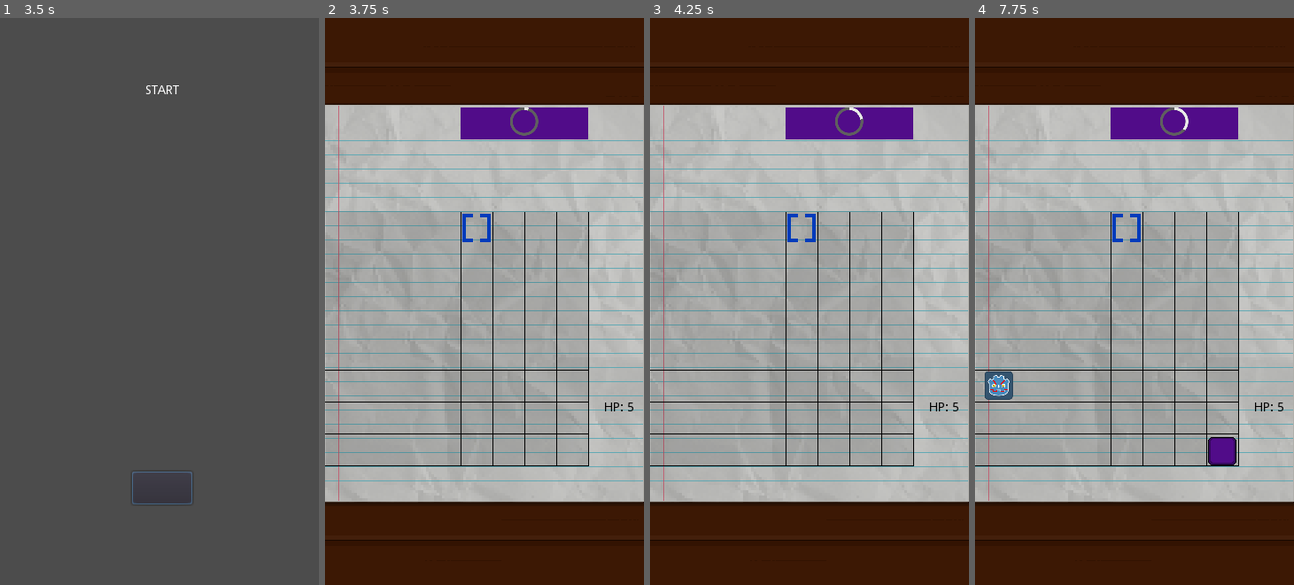
Above: before the commit, frames 1-4 (left to right).
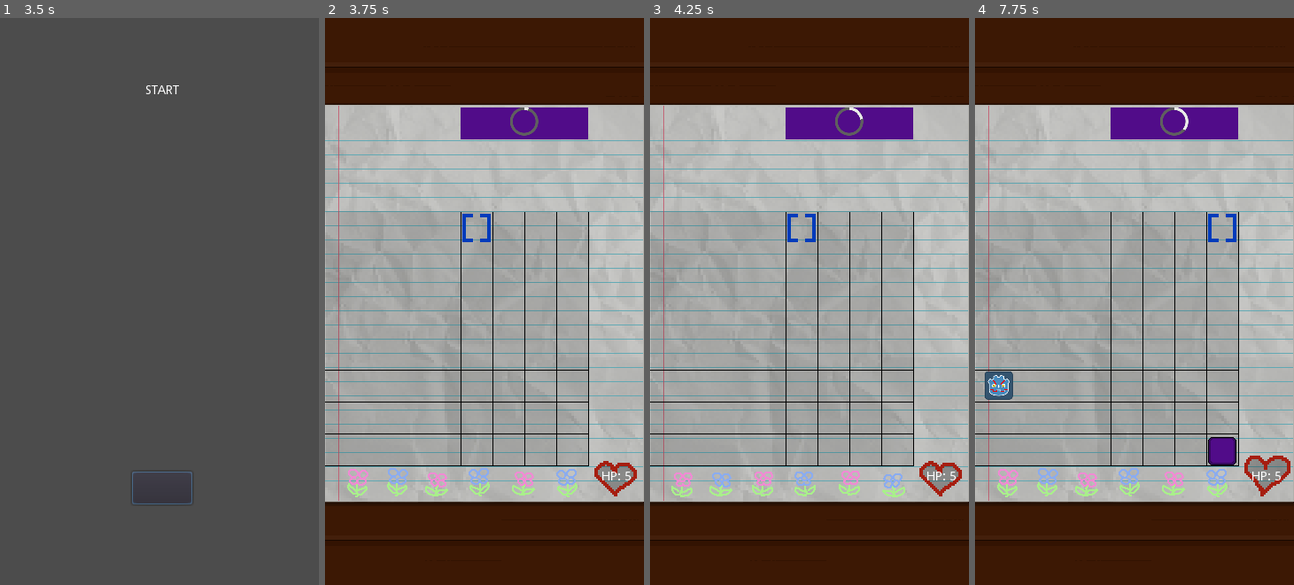
Above: after the commit, the same moments.

Repository: Sleeping-Robot-Games/Doodle-Defense
Game: Godot game, scene res://scenes/Start.tscn
Two runs of this game, one before a commit and one after it. Both use one fixed random seed, a clock stepped at 60 frames per second and the inputs below.
Inputs (mouse positions are in pixels of both pictures, inside the frame that each line leads up to):
- Up to frame 1 (3.5 s): click (162, 91) at 0.5 s; click (162, 363) at 1.25 s; click (162, 363) at 2 s
- Up to frame 2 (3.75 s): tap Enter at 3.5 s
- Up to frame 3 (4.25 s): no input
- Up to frame 4 (7.75 s): click (1128, 341) at 4.27 s; click (1156, 341) at 5 s; click (1191, 341) at 5.75 s; click (1223, 341) at 6.5 s; click (1128, 341) at 7.27 s

Frame 1 is identical in both runs. In frame 2, 1.5% of the frame differs, in the area x 6-98%, y 67-85%; in frame 3, 1.4%; in frame 4, 1.9%, in the area x 6-99%, y 34-85%.

Commit message:
add doodles

Diff:
--- a/scenes/Game.tscn
+++ b/scenes/Game.tscn
@@ -1,10 +1,67 @@
-[gd_scene load_steps=6 format=2]
+[gd_scene load_steps=21 format=2]
 
 [ext_resource path="res://scripts/Game.gd" type="Script" id=1]
 [ext_resource path="res://assets/selector.png" type="Texture" id=2]
 [ext_resource path="res://assets/ring.png" type="Texture" id=3]
 [ext_resource path="res://scenes/FloatTextSpawner.tscn" type="PackedScene" id=4]
 [ext_resource path="res://assets/background.png" type="Texture" id=5]
+[ext_resource path="res://assets/flower_001.png" type="Texture" id=6]
+[ext_resource path="res://assets/flower_006.png" type="Texture" id=7]
+[ext_resource path="res://assets/flower_002.png" type="Texture" id=8]
+[ext_resource path="res://assets/flower_004.png" type="Texture" id=9]
+[ext_resource path="res://assets/heart_001.png" type="Texture" id=10]
+[ext_resource path="res://assets/flower_005.png" type="Texture" id=11]
+[ext_resource path="res://assets/flower_003.png" type="Texture" id=12]
+[ext_resource path="res://assets/heart_002.png" type="Texture" id=13]
+[ext_resource path="res://assets/heart_003.png" type="Texture" id=14]
+
+[sub_resource type="SpriteFrames" id=1]
+animations = [ {
+"frames": [ ExtResource( 6 ), ExtResource( 8 ) ],
+"loop": true,
+"name": "default",
+"speed": 5.0
+} ]
+
+[sub_resource type="SpriteFrames" id=2]
+animations = [ {
+"frames": [ ExtResource( 7 ), ExtResource( 11 ) ],
+"loop": true,
+"name": "default",
+"speed": 5.0
+} ]
+
+[sub_resource type="SpriteFrames" id=3]
+animations = [ {
+"frames": [ ExtResource( 12 ), ExtResource( 6 ) ],
+"loop": true,
+"name": "default",
+"speed": 5.0
+} ]
+
+[sub_resource type="SpriteFrames" id=4]
+animations = [ {
+"frames": [ ExtResource( 9 ), ExtResource( 11 ) ],
+"loop": true,
+"name": "default",
+"speed": 5.0
+} ]
+
+[sub_resource type="SpriteFrames" id=5]
+animations = [ {
+"frames": [ ExtResource( 12 ), ExtResource( 6 ) ],
+"loop": true,
+"name": "default",
+"speed": 5.0
+} ]
+
+[sub_resource type="SpriteFrames" id=6]
+animations = [ {
+"frames": [ ExtResource( 10 ), ExtResource( 13 ), ExtResource( 14 ) ],
+"loop": true,
+"name": "default",
+"speed": 5.0
+} ]
 
 [node name="Game" type="Node2D"]
 script = ExtResource( 1 )
@@ -19,6 +76,48 @@
 margin_right = 118.0
 margin_bottom = 186.0
 color = Color( 0, 0, 0, 0.113725 )
+
+[node name="Doodles" type="AnimatedSprite" parent="Background"]
+position = Vector2( -144, 205 )
+frames = SubResource( 1 )
+frame = 1
+playing = true
+
+[node name="AnimatedSprite" type="AnimatedSprite" parent="Background/Doodles"]
+position = Vector2( 45, -1 )
+frames = SubResource( 2 )
+frame = 1
+playing = true
+
+[node name="AnimatedSprite5" type="AnimatedSprite" parent="Background/Doodles"]
+position = Vector2( 238, 0 )
+frames = SubResource( 2 )
+frame = 1
+playing = true
+flip_h = true
+
+[node name="AnimatedSprite2" type="AnimatedSprite" parent="Background/Doodles"]
+position = Vector2( 91, -1 )
+frames = SubResource( 3 )
+playing = true
+
+[node name="AnimatedSprite3" type="AnimatedSprite" parent="Background/Doodles"]
+position = Vector2( 139, -1 )
+frames = SubResource( 4 )
+frame = 1
+playing = true
+flip_h = true
+
+[node name="AnimatedSprite4" type="AnimatedSprite" parent="Background/Doodles"]
+position = Vector2( 189, -2 )
+frames = SubResource( 5 )
+playing = true
+
+[node name="Heart" type="AnimatedSprite" parent="Background/Doodles"]
+position = Vector2( 294, -13 )
+scale = Vector2( 2, 2 )
+frames = SubResource( 6 )
+playing = true
 
 [node name="IncomingBlockColor" type="ColorRect" parent="."]
 margin_left = 153.0
@@ -66,10 +165,14 @@
 [node name="Enemies" type="Node2D" parent="."]
 
 [node name="Column4" type="TextureButton" parent="."]
+visible = false
 margin_left = 153.0
 margin_top = 219.0
 margin_right = 189.0
 margin_bottom = 507.0
+__meta__ = {
+"_edit_use_anchors_": false
+}
 
 [node name="Column5" type="TextureButton" parent="."]
 margin_left = 189.0
@@ -178,12 +281,15 @@
 color = Color( 0, 0, 0, 1 )
 
 [node name="HP" type="Label" parent="HUD"]
-margin_left = 315.0
-margin_top = 433.0
-margin_right = 355.0
-margin_bottom = 447.0
-custom_colors/font_color = Color( 0, 0, 0, 1 )
+margin_left = 312.0
+margin_top = 511.0
+margin_right = 352.0
+margin_bottom = 525.0
+custom_colors/font_color = Color( 1, 1, 1, 1 )
 text = "HP: 5"
+__meta__ = {
+"_edit_use_anchors_": false
+}
 
 [node name="FloatTextSpawner" parent="HUD/HP" instance=ExtResource( 4 )]
 
Binary file added: assets/flower_001.png
Not shown, added: assets/flower_001.png.import
Binary file added: assets/flower_002.png
Not shown, added: assets/flower_002.png.import
Binary file added: assets/flower_003.png
Not shown, added: assets/flower_003.png.import
Binary file added: assets/flower_004.png
Not shown, added: assets/flower_004.png.import
Binary file added: assets/flower_005.png
Not shown, added: assets/flower_005.png.import
Binary file added: assets/flower_006.png
Not shown, added: assets/flower_006.png.import
(and 6 more such lines)
